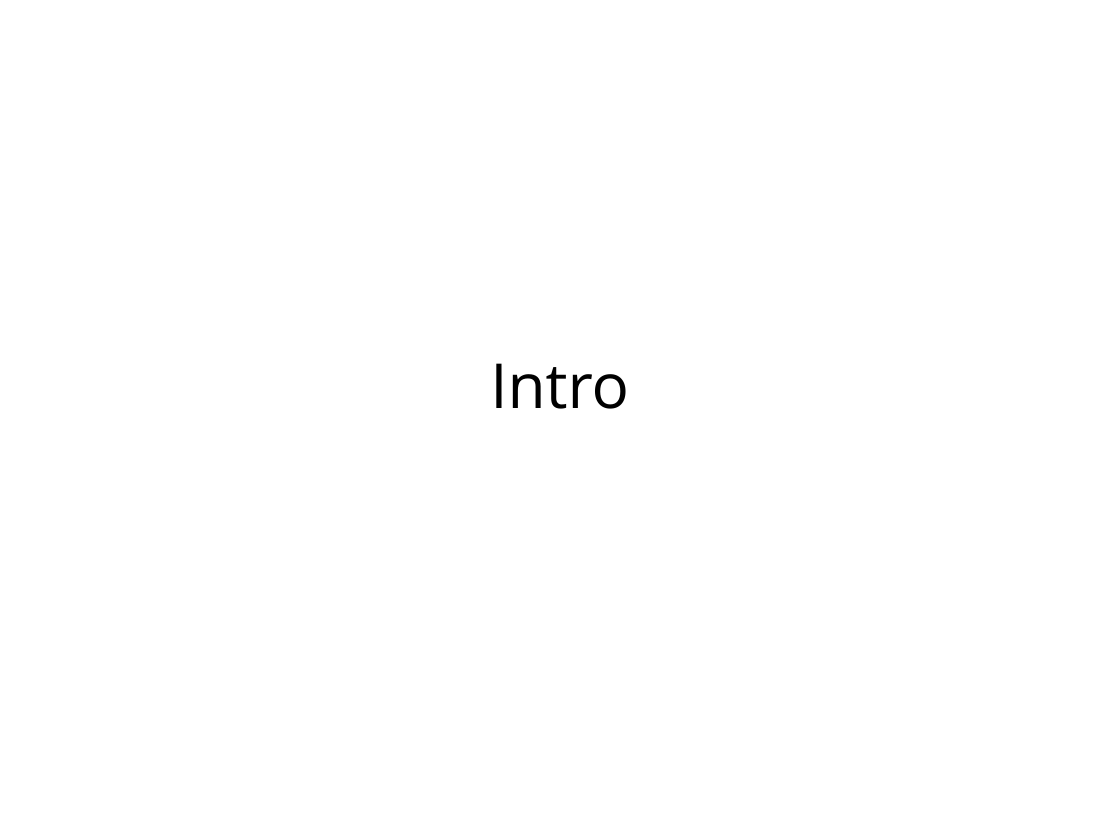
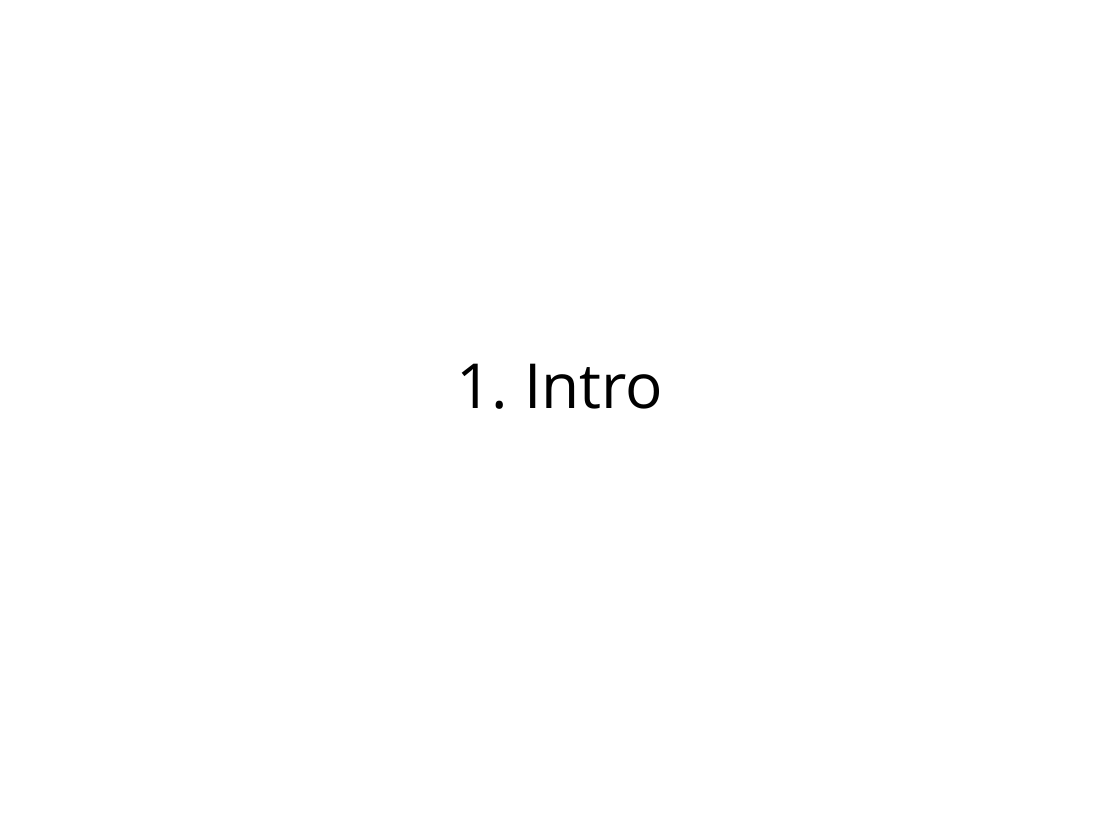
Before and after one commit to jlehtoma/validityms, a slide deck: slide 2 of reports/validity_ms_outline.ppt. Drawn at 1120x840 pixels with LibreOffice and Linux fonts; fonts in the diff are those of the drawing. Boxes give left, top, right and bottom in pixels: in the first picture for what was removed or moved away, otherwise in the second. Text is boxed around its words. In the diff, an @@ line names an element or a change of style, - is before the commit and + after.

```diff
--- a/reports/validity_ms_outline.ppt
+++ b/reports/validity_ms_outline.ppt
@@ text at bbox=[456, 363, 663, 409]: text changed @@
-Intro
+1. Intro
```
Also in this commit, not shown: 3 other slides changed, 33 slides added, 6 slides removed.
